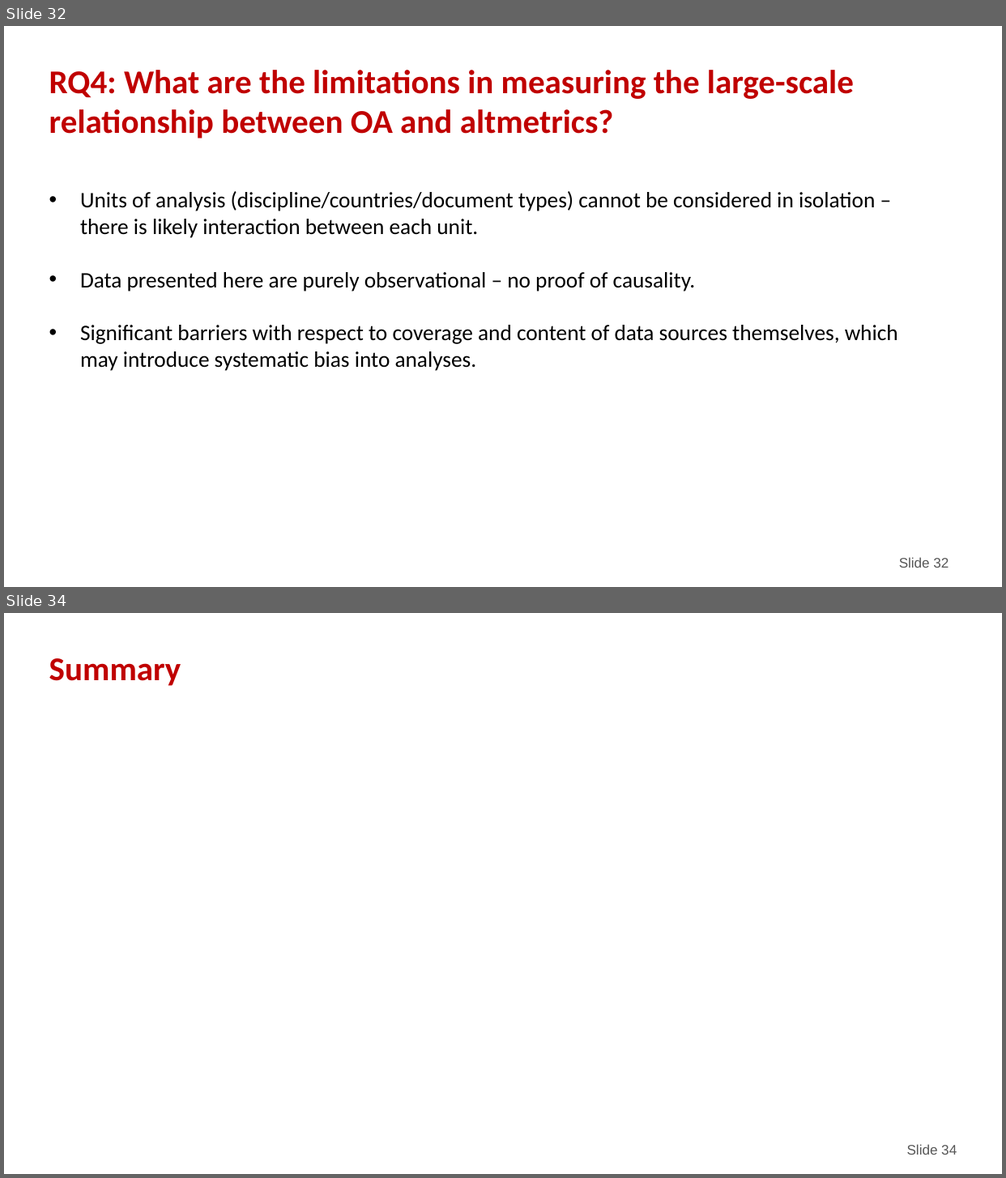
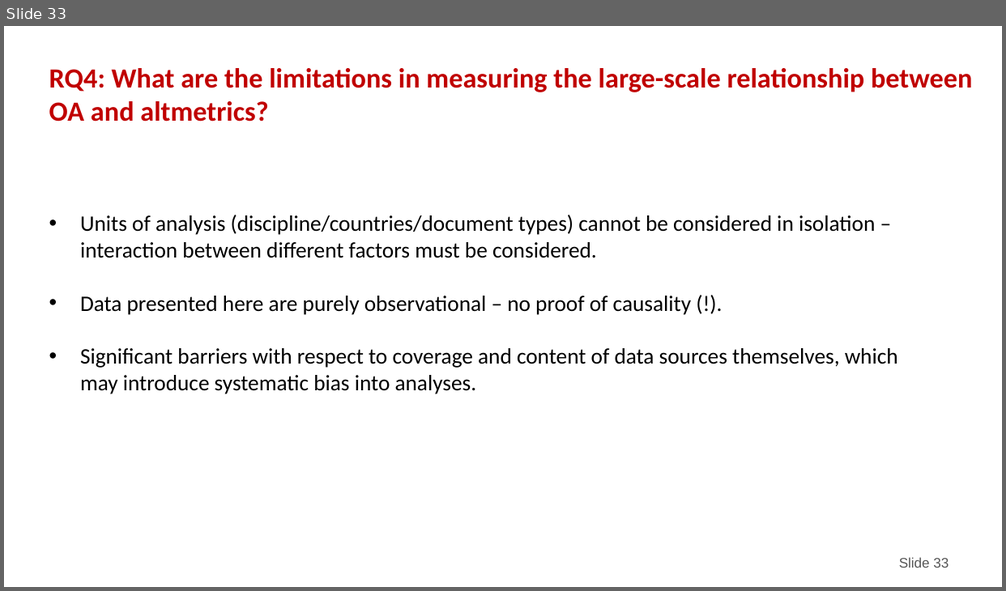
Before and after one commit to nicholasmfraser/oa_altmetrics_cwts, a slide deck: outputs/presentations/CWTS Seminar.pptx. Shown one above the other, each under a label of ours: slides 32 and 34 before the commit, slide 33 after it; the slides between them are not shown. The pictures are 1006x1178 and 1006x591 pixels, drawn with LibreOffice and Linux fonts; fonts in the diff are those of the drawing; background and template pictures are left out. Boxes give left, top, right and bottom in pixels: in the first picture for what was removed or moved away, otherwise in the second. Text is boxed around its words. In the diff, an @@ line names an element or a change of style, - is before the commit and + after.

```diff
--- a/outputs/presentations/CWTS Seminar.pptx
+++ b/outputs/presentations/CWTS Seminar.pptx
@@ slide 34 removed at [4,613,1002,1174], background #FFFFFF @@
@@ text removed at [49,658,181,686] @@
-Summary
@@ page number removed at [907,1144,957,1155] @@
-Slide 34
@@ what was slide 32 is now slide 33 @@
@@ slide 33 changed as well @@
@@ text "RQ4: What are the limitations ..." at [49,68,972,122]: size 24 to 20 pt @@
@@ text "Units of analysis (discipline/countries/document types) ...": place and size @@
-text "Units of analysis (discipline/countries/document types) ..." at [80,191,898,371]
+text "Units of analysis (discipline/countries/document types) ..." at [80,215,898,395]
@@ text at [80,215,875,315]: text changed @@
-• Units of analysis (discipline/countries/document types) cannot be considered in isolation – there is likely interaction between each unit.
-• Data presented here are purely observational – no proof of causality.
+• Units of analysis (discipline/countries/document types) cannot be considered in isolation – interaction between different factors must be considered.
+• Data presented here are purely observational – no proof of causality (!).
@@ page number at [899,557,948,568]: text changed @@
-Slide 32
+Slide 33
```
Also in this commit, not shown: 27 other slides changed, 7 slides added, 5 other slides removed, 1 other file.
